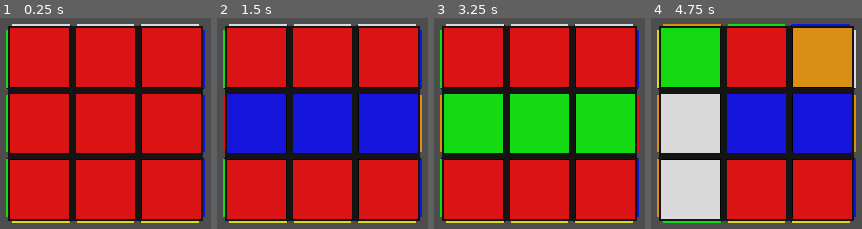
Above: before the commit, frames 1-4 (left to right).
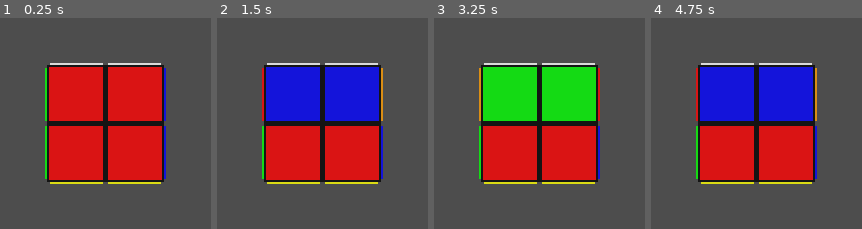
Above: after the commit, the same moments.

Repository: sieradzki/RLCubeSolver-Godot
Game: Godot game, scene res://CubeEnv/Cube.tscn
Same seed, same stepped clock (60 frames per second), same inputs: the game is played once before the commit and once after it.
Inputs (mouse positions are in pixels of both pictures, inside the frame that each line leads up to):
- Up to frame 1 (0.25 s): no input
- Up to frame 2 (1.5 s): tap Enter at 0.5 s; move the mouse to (outside the picture) at 0.52 s; hold W 0.53-1.28 s; hold 1 0.53-1.28 s; click (outside the picture) at 0.67 s; tap Q at 0.8, 1.35 s; tap Space at 1.25 s; move the mouse to (outside the picture) at 1.27 s
- Up to frame 3 (3.25 s): tap 2 at 1.55 s; tap Enter at 2 s; move the mouse to (619, 24) at 2.02 s; hold 2 2.03-2.78 s; hold W from 2.03 s (still down); tap 3 at 2.3, 2.85 s; tap Space at 2.75 s; move the mouse to (499, 214) at 2.77 s; click (499, 214) at 2.92 s; tap E at 3.05 s
- Up to frame 4 (4.75 s): tap Enter at 3.5 s; move the mouse to (outside the picture) at 3.52 s; release W at 3.53 s; hold E 3.53-4.28 s; tap 4 at 3.8, 4.35 s; tap Space at 4.25 s; move the mouse to (outside the picture) at 4.27 s; tap R at 4.55 s

The runs differ from the first frame. In frame 1, 68% of the frame differs, in the area x 2-98%, y 2-98%; in frame 2, 78%; in frame 3, 78%; in frame 4, 80%.
Error after the commit: Invalid access of index '2' on a base object of type: 'Array'. (res://CubeEnv/Cube.gd:185)

Commit message:
Get initial faces's positions

Diff:
--- a/environment/CubeEnv/Cube.gd
+++ b/environment/CubeEnv/Cube.gd
@@ -20,11 +20,18 @@
 
 # For storing cube's pieces state
 var cube_pieces = Array()
-var cube_state
+var original_faces
+var original_positions
 var is_rotating = false
 
 func _ready():
 	create_cube(cube_size)
+	var ret = get_initial_faces_and_positions()
+	original_faces = ret[0]
+	original_positions = ret[1]
+	print_faces(original_faces)
+	print(original_positions)
+	#print(cube_pieces)
 
 func _input(delta):
 	if is_rotating:
@@ -61,6 +68,7 @@
 	current_rotation_group = create_rotation_group(side, layer)
 	rotate_group(current_rotation_group, get_rotation_axis(side), angle)
 	update_cube_pieces(side, layer, angle)
+	print(get_initial_faces_and_positions())
 
 func get_rotation_axis(side: CubeSide):
 	match side:
@@ -81,16 +89,6 @@
 	return face
 
 func create_cube(size):
-	# Initialize the cube state for each face
-	cube_state = [
-		init_face(FaceColor.WHITE, size),
-		init_face(FaceColor.YELLOW, size),
-		init_face(FaceColor.GREEN, size),
-		init_face(FaceColor.BLUE, size),
-		init_face(FaceColor.ORANGE, size),
-		init_face(FaceColor.RED, size)
-	]
-
 	# Prepare an array for storing cube's state
 	cube_pieces = []
 	for x in range(size):
@@ -125,11 +123,50 @@
 					piece.get_child(CubeSide.FRONT).visible = z == 0
 					piece.get_child(CubeSide.BACK).visible = z == size - 1
 
-#func get_cube_state() -> Array:
-	#var state = Array()
-	#for side in range(6):
-		#var side_pieces = get_pieces_on_side(side, 0)
-	#return state
+func get_cube_state() -> Array:
+	var state = Array()
+	for side in range(6):
+		var side_pieces = get_pieces_on_side(side, 0)
+	return state
+
+func get_initial_faces_and_positions():
+	var all_faces = []
+	var all_positions = []
+
+	for side_index in range(6): # 6 faces of the cube
+		var faces_on_side = []
+		var positions_on_side = []
+
+		var side_pieces_info = get_pieces_on_side(side_index, 0)
+		var pieces_on_side = side_pieces_info[0]
+
+		for piece in pieces_on_side:
+			for child_index in range(piece.get_children().size()):
+				var face = piece.get_child(child_index)
+
+				# Check if face is on the current side and visible
+				if child_index == side_index and face.visible:
+					faces_on_side.append(face)
+					positions_on_side.append(round_vector(face.get_global_position()))
+
+		all_positions.append(positions_on_side)
+		all_faces.append(faces_on_side)
+
+	return [all_faces, all_positions]
+
+# Helper function to round vector components
+func round_vector(vector):
+	return Vector3(snapped(vector.x, 0.001), snapped(vector.y, 0.001), snapped(vector.z, 0.001))
+
+func get_piece_face_position(piece):
+	return
+
+func print_faces(faces):
+	for side in faces:
+		var row = []
+		for face in side:
+			row.append(face.name)
+		print(row)
 
 func get_pieces_on_side(side: CubeSide, layer: int) -> Array:
 	var pieces = []
@@ -183,7 +220,6 @@
 
 	var pieces_on_side = get_pieces_on_side(side, layer)
 	var pieces_to_rotate = pieces_on_side[0]
-	var pieces_positions = pieces_on_side[1]
 	#print(pieces_to_rotate)
 	#var positions_after_rotation = rotate_layer_clockwise(pieces_positions, cube_size)
 	#var reversed_positions = rotate_layer_counterclockwise(positions_after_rotation, cube_size)
--- a/environment/CubeEnv/Cube.tscn
+++ b/environment/CubeEnv/Cube.tscn
@@ -5,7 +5,6 @@
 
 [node name="Cube" type="Node3D"]
 script = ExtResource("1_50r07")
-cube_size = 3
 rotation_speed = 0.1
 animate = false
 
--- a/environment/CubeEnv/Piece.tscn
+++ b/environment/CubeEnv/Piece.tscn
@@ -23,32 +23,32 @@
 [node name="Body" type="CSGBox3D"]
 material = SubResource("StandardMaterial3D_2ww62")
 
-[node name="Up" type="CSGBox3D" parent="."]
+[node name="White" type="CSGBox3D" parent="."]
 transform = Transform3D(1.91069e-15, 4.37114e-08, 1, 1, -4.37114e-08, 0, 4.37114e-08, 1, -4.37114e-08, 0, 0.525, 0)
 size = Vector3(0.05, 0.9, 0.9)
 material = SubResource("StandardMaterial3D_rqfw5")
 
-[node name="Down" type="CSGBox3D" parent="."]
+[node name="Yellow" type="CSGBox3D" parent="."]
 transform = Transform3D(1.91069e-15, 4.37114e-08, 1, 1, -4.37114e-08, 0, 4.37114e-08, 1, -4.37114e-08, 0, -0.525, 0)
 size = Vector3(0.05, 0.9, 0.9)
 material = SubResource("StandardMaterial3D_xs2vc")
 
-[node name="Left" type="CSGBox3D" parent="."]
+[node name="Green" type="CSGBox3D" parent="."]
 transform = Transform3D(1, 0, 0, 0, 1, 0, 0, 0, 1, -0.525441, 0, 0)
 size = Vector3(0.05, 0.9, 0.9)
 material = SubResource("StandardMaterial3D_j367g")
 
-[node name="Right" type="CSGBox3D" parent="."]
+[node name="Blue" type="CSGBox3D" parent="."]
 transform = Transform3D(1, 0, 0, 0, 1, 0, 0, 0, 1, 0.525, 0, 0)
 size = Vector3(0.05, 0.9, 0.9)
 material = SubResource("StandardMaterial3D_jb23g")
 
-[node name="Front" type="CSGBox3D" parent="."]
+[node name="Orange" type="CSGBox3D" parent="."]
 transform = Transform3D(-4.37114e-08, 0, 1, 0, 1, 0, -1, 0, -4.37114e-08, 0, 0, -0.525)
 size = Vector3(0.05, 0.9, 0.9)
 material = SubResource("StandardMaterial3D_reto8")
 
-[node name="Back" type="CSGBox3D" parent="."]
+[node name="Red" type="CSGBox3D" parent="."]
 transform = Transform3D(-4.37114e-08, 0, 1, 0, 1, 0, -1, 0, -4.37114e-08, 0, 0, 0.525)
 size = Vector3(0.05, 0.9, 0.9)
 material = SubResource("StandardMaterial3D_rp8dq")
